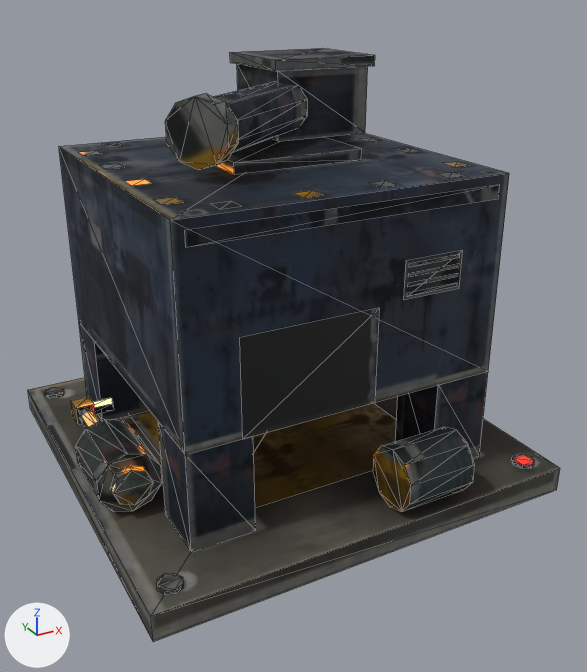
Two versions of the glTF model game/world/models/collector.glb, one commit apart.
The view is the same before and after, from a camera (50 mm lens) standing at (-0.691, -1.358, 0.927) and looking at (0.014, -0.075, 0.286). The lights are fixed; the arrows at lower left show +X, +Y and +Z. The first picture is the older version. Mesh edges are drawn as thin lines. Vertices at exactly the same position are counted once.

Names of what the first picture shows: 'te_collector'.
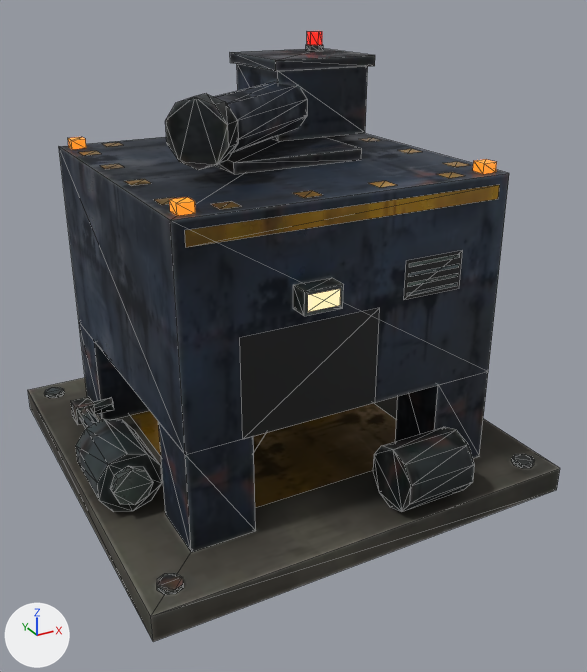
Location of each change, (x1, y1, x2, y2) in pixels of the pictures (587 x 672 px):
'te_collector', reshaped: before (28, 48, 560, 642); after (28, 31, 560, 642)
part 1 of me_te_collector, added (orange): after (169, 197, 195, 216)
part 2 of me_te_collector, added: after (68, 137, 86, 149)
part 3 of me_te_collector, added: after (473, 159, 497, 174)
part 4 of me_te_collector, added: after (293, 278, 343, 316)
part 5 of me_te_collector, added: after (306, 45, 323, 51)
part 6 of me_te_collector, added: after (307, 31, 322, 45)
part 7 of me_te_collector, added (beige): after (308, 289, 341, 312)
part 8 of me_te_collector, surface changed: (28, 52, 560, 641) in both

The change in detail:
me_te_collector is used by ob_te_collector; location (0.0, 0.0, 0.0).
Verts and faces of me_te_collector; kept vertices keep their numbers, new ones are numbered from 387.
me_te_collector had 387 vertices, 526 faces and spanned x -0.42..0.42, y -0.427..0.42, z 0.0..0.79.
me_te_collector now has 467 vertices, 642 faces and spans x -0.42..0.42, y -0.427..0.42, z 0.0..0.828.
me_te_collector part 1: a new loose piece, a box spanning x -0.294..-0.266, y -0.294..-0.266, z 0.62..0.638, in mat_te_collector.
me_te_collector part 2: a new loose piece, a box spanning x -0.294..-0.266, y 0.266..0.294, z 0.62..0.638, in mat_te_collector.
me_te_collector part 3: a new loose piece, a box spanning x 0.266..0.294, y -0.294..-0.266, z 0.62..0.638, in mat_te_collector.
me_te_collector part 4: a new loose piece, a box spanning x -0.115..-0.045, y -0.345..-0.31, z 0.45..0.49, in mat_te_collector.
me_te_collector part 5: a new loose piece, a 6-sided cylinder along z spanning x 0.194..0.226, y 0.172..0.208, z 0.79..0.802, in mat_te_collector.
me_te_collector part 6: a new loose piece, a 6-sided cylinder along z spanning x 0.196..0.224, y 0.174..0.206, z 0.802..0.828, in mat_te_collector.
Part 7, on me_te_collector:
New vertex 387 is at (-0.109, -0.346, 0.456), pixel (307, 311).
New vertex 388 is at (-0.051, -0.346, 0.456), pixel (340, 305).
New vertex 389 is at (-0.051, -0.346, 0.484), pixel (340, 288).
New vertex 390 is at (-0.109, -0.346, 0.484), pixel (307, 295).
New faces: (387, 388, 389), (387, 389, 390).
me_te_collector part 8: 475 kept faces spanning x -0.42..0.42, y -0.427..0.42, z 0.0..0.79 get new texture (UV) coordinates.
Other edits to the shape of me_te_collector do not show in these pictures.
